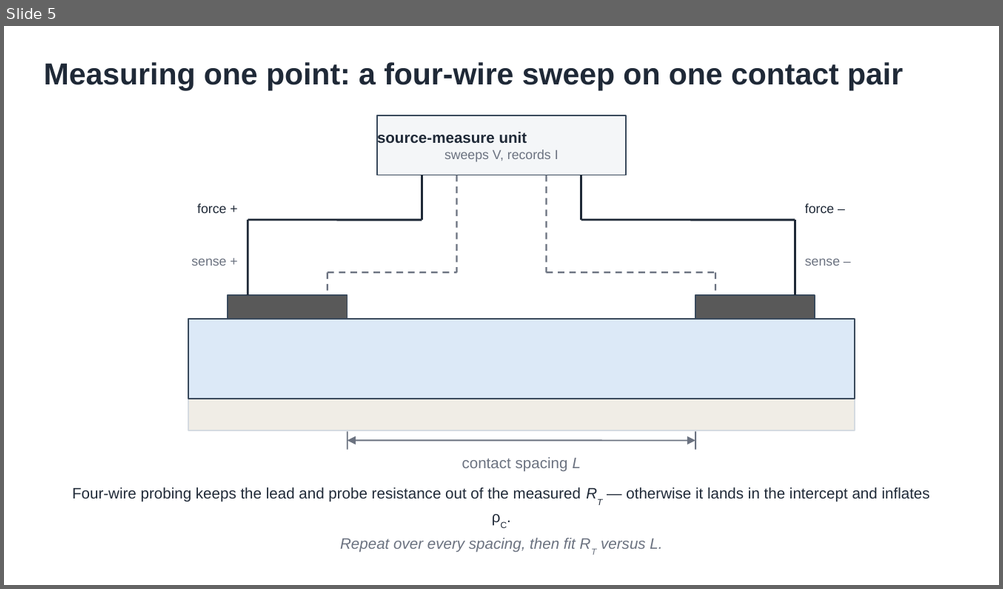
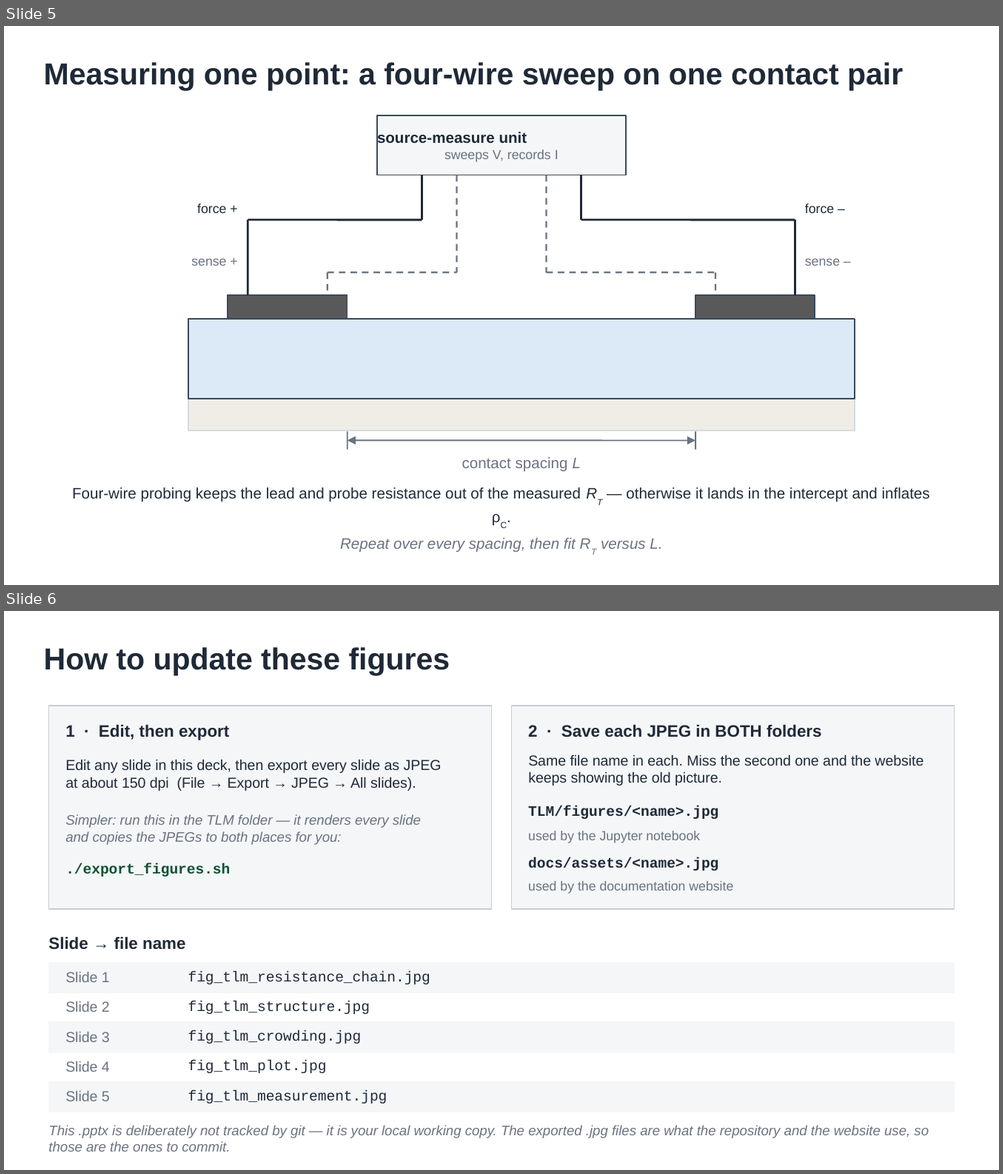
Before and after one commit to Oxford-eMat-Lab/semiconductor-characterisation, a slide deck: TLM/figures.pptx. Shown one above the other, each under a label of ours: slide 5 before the commit, slides 5 and 6 after it. The pictures are 1003x589 and 1003x1174 pixels, drawn with LibreOffice and Linux fonts; fonts in the diff are those of the drawing. Boxes give left, top, right and bottom in pixels: in the first picture for what was removed or moved away, otherwise in the second. Text is boxed around its words. In the diff, an @@ line names an element or a change of style, - is before the commit and + after.

Commit message:
figures update

```diff
--- a/TLM/figures.pptx
+++ b/TLM/figures.pptx
@@ slide 6 added at [4,611,999,1170], background #FFFFFF @@
@@ text added at [44,647,450,675], 22 pt, text #1F2937, bold @@
+How to update these figures
@@ rectangle added at [48,706,492,909], fill #F4F6F8, outline #C7CDD4 1 pt @@
@@ rectangle added at [511,706,954,909], fill #F4F6F8, outline #C7CDD4 1 pt @@
@@ text added at [65,724,229,741], 12 pt, text #1F2937, bold @@
+1 · Edit, then export
@@ text added at [528,724,822,738], 12 pt, text #1F2937, bold @@
+2 · Save each JPEG in BOTH folders
@@ text added at [65,759,441,791], 10.5 pt, text #1F2937 @@
+Edit any slide in this deck, then export every slide as JPEG
+at about 150 dpi (File → Export → JPEG → All slides).
@@ text added at [528,755,923,786], 10.5 pt, text #1F2937 @@
+Same file name in each. Miss the second one and the website
+keeps showing the old picture.
@@ text added at [528,806,718,819], 10.5 pt, text #1F2937, bold @@
+TLM/figures/<name>.jpg
@@ text added at [65,815,421,845], 10 pt, text #6B7280, italic @@
+Simpler: run this in the TLM folder — it renders every slide
+and copies the JPEGs to both places for you:
@@ text added at [528,831,700,843], 9.5 pt, text #6B7280 @@
+used by the Jupyter notebook
@@ text added at [65,864,230,877], 10.5 pt, text #0F5132, bold @@
+./export_figures.sh
@@ text added at [528,857,718,871], 10.5 pt, text #1F2937, bold @@
+docs/assets/<name>.jpg
@@ text added at [528,881,733,894], 9.5 pt, text #6B7280 @@
+used by the documentation website
@@ text added at [48,937,185,950], 12 pt, text #1F2937, bold @@
+Slide → file name
@@ rectangle added at [48,963,954,993], fill #F4F6F8, outline #F4F6F8 1 pt @@
@@ text added at [65,972,110,982], 10.5 pt, text #6B7280 @@
+Slide 1
@@ text added at [188,971,430,985], 10.5 pt, text #1F2937 @@
+fig_tlm_resistance_chain.jpg
@@ text added at [65,1002,110,1012], 10.5 pt, text #6B7280 @@
+Slide 2
@@ text added at [188,1001,370,1014], 10.5 pt, text #1F2937 @@
+fig_tlm_structure.jpg
@@ rectangle added at [48,1022,954,1053], fill #F4F6F8, outline #F4F6F8 1 pt @@
@@ text added at [65,1032,110,1042], 10.5 pt, text #6B7280 @@
+Slide 3
@@ text added at [188,1031,361,1044], 10.5 pt, text #1F2937 @@
+fig_tlm_crowding.jpg
@@ text added at [65,1062,110,1072], 10.5 pt, text #6B7280 @@
+Slide 4
@@ text added at [188,1061,327,1073], 10.5 pt, text #1F2937 @@
+fig_tlm_plot.jpg
@@ rectangle added at [48,1082,954,1112], fill #F4F6F8, outline #F4F6F8 1 pt @@
@@ text added at [65,1091,110,1102], 10.5 pt, text #6B7280 @@
+Slide 5
@@ text added at [188,1091,387,1104], 10.5 pt, text #1F2937 @@
+fig_tlm_measurement.jpg
@@ text added at [48,1125,928,1152], 10 pt, text #6B7280, italic @@
+This .pptx is deliberately not tracked by git — it is your local working copy. The exported .jpg files are what the repository and the website use, so those are the ones to commit.
```
Also in this commit, not shown: 21 other files.
